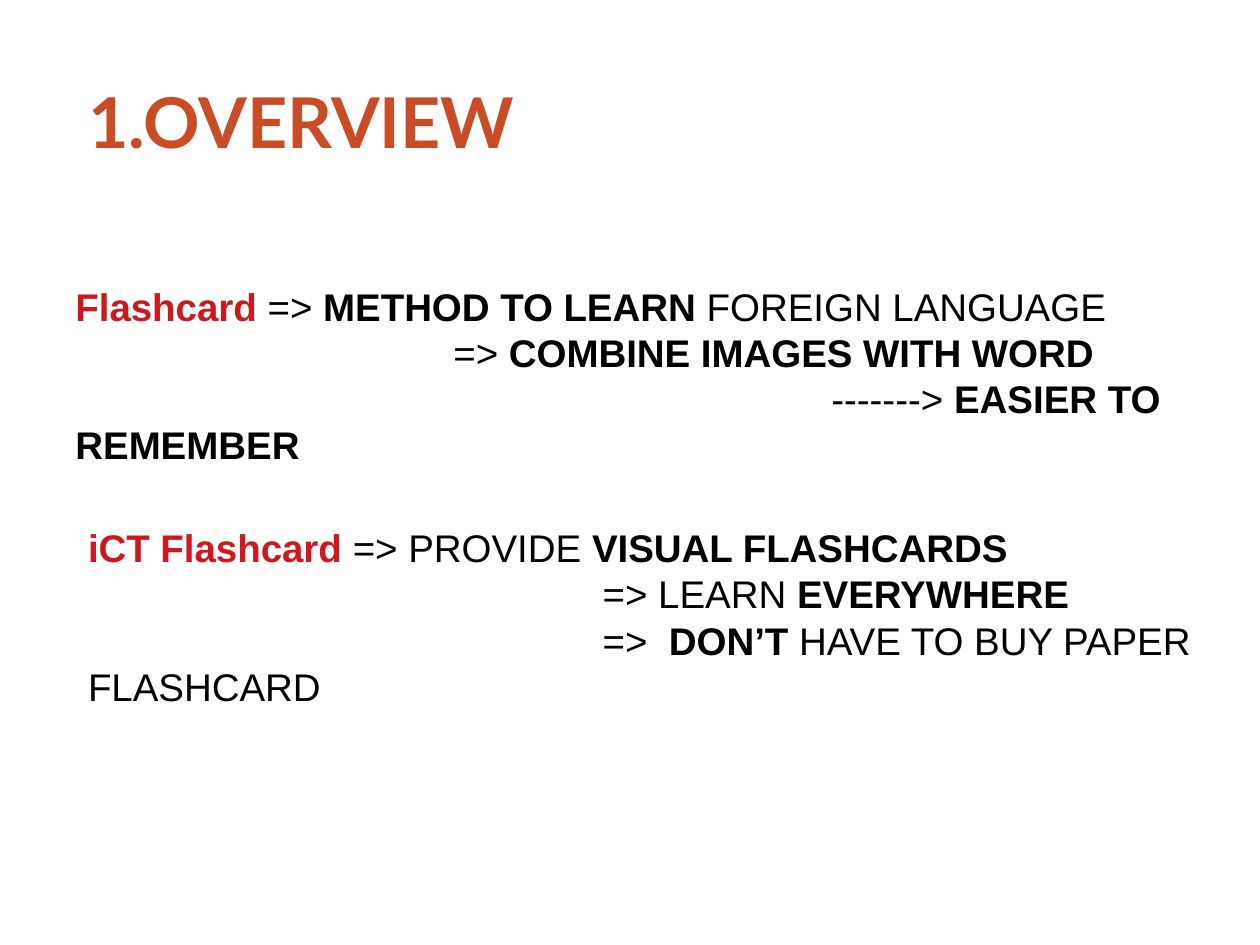
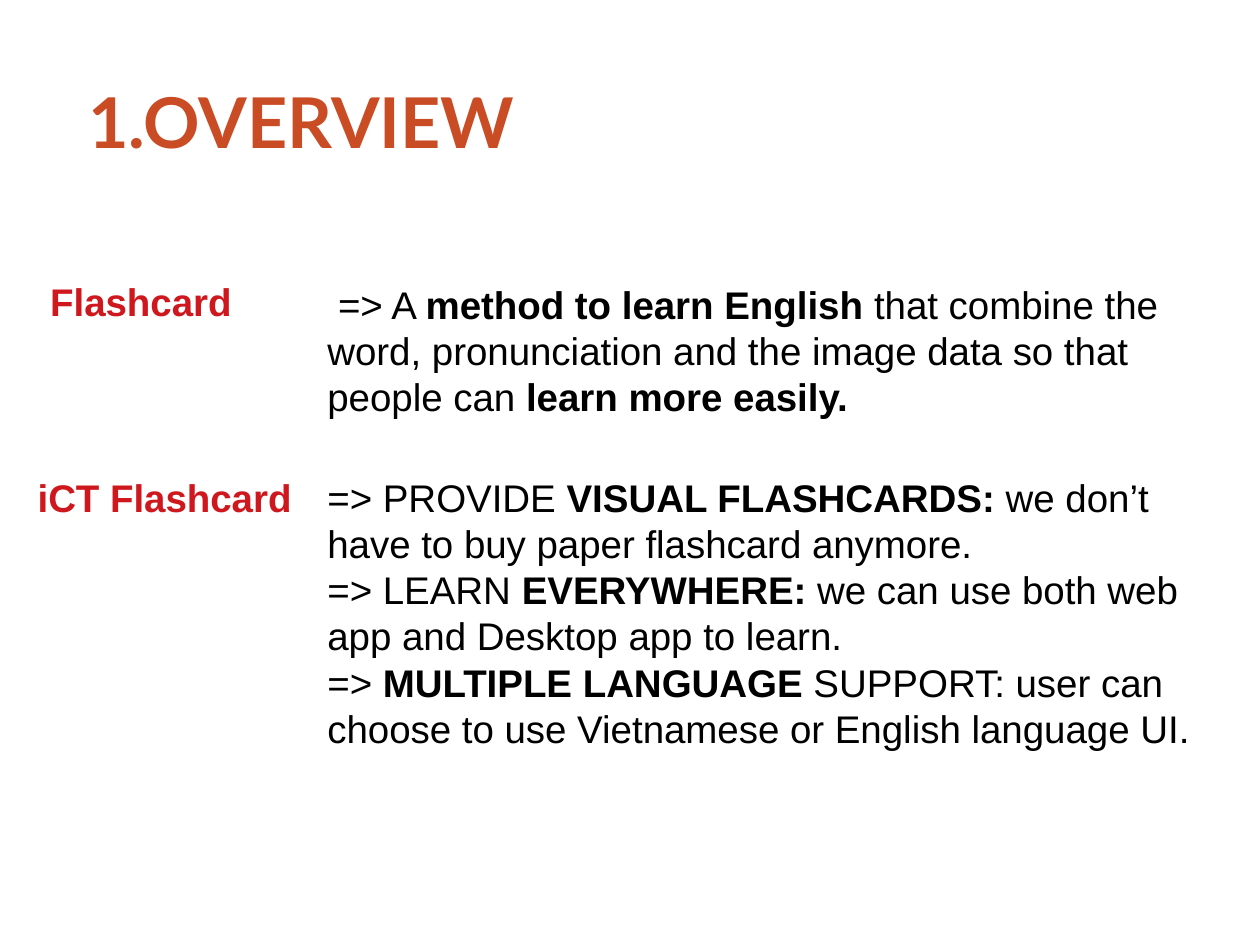
Before and after one commit to thoatran/iCT-Flashcard, a slide deck: slide 3 of docs/ReportSlides.odp. Drawn at 1260x945 pixels with LibreOffice and Linux fonts; fonts in the diff are those of the drawing; background and template pictures are left out. Boxes give left, top, right and bottom in pixels: in the first picture for what was removed or moved away, otherwise in the second. Text is boxed around its words. In the diff, an @@ line names an element or a change of style, - is before the commit and + after.

```diff
--- a/docs/ReportSlides.odp
+++ b/docs/ReportSlides.odp
@@ text added at box(50, 288, 231, 317), 22 pt, text #CE181E, bold @@
+Flashcard
@@ text at box(327, 291, 1158, 419): text changed; bold off @@
-Flashcard => METHOD TO LEARN FOREIGN LANGUAGE
-=> COMBINE IMAGES WITH WORD
--------> EASIER TO REMEMBER
+=> A method to learn English that combine the word, pronunciation and the image data so that people can learn more easily.
@@ text added at box(38, 484, 291, 513), 22 pt, text #CE181E, bold @@
+iCT Flashcard
@@ text at box(327, 484, 1189, 750): text changed; bold off @@
-iCT Flashcard => PROVIDE VISUAL FLASHCARDS
-=> LEARN EVERYWHERE
-=> DON’T HAVE TO BUY PAPER FLASHCARD
+=> PROVIDE VISUAL FLASHCARDS: we don’t have to buy paper flashcard anymore.
+=> LEARN EVERYWHERE: we can use both web app and Desktop app to learn.
+=> MULTIPLE LANGUAGE SUPPORT: user can choose to use Vietnamese or English language UI.
```
Also in this commit, not shown: 7 other slides changed, 1 slide added, 1 other file.
